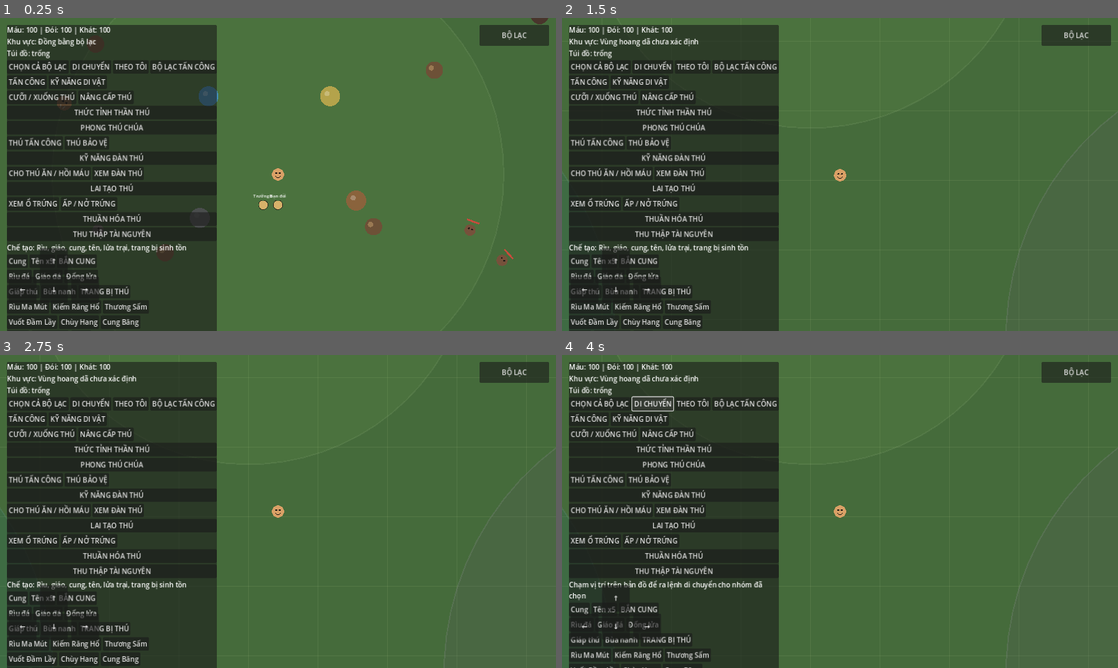
Above: before the commit, frames 1-4 (two rows, left to right).
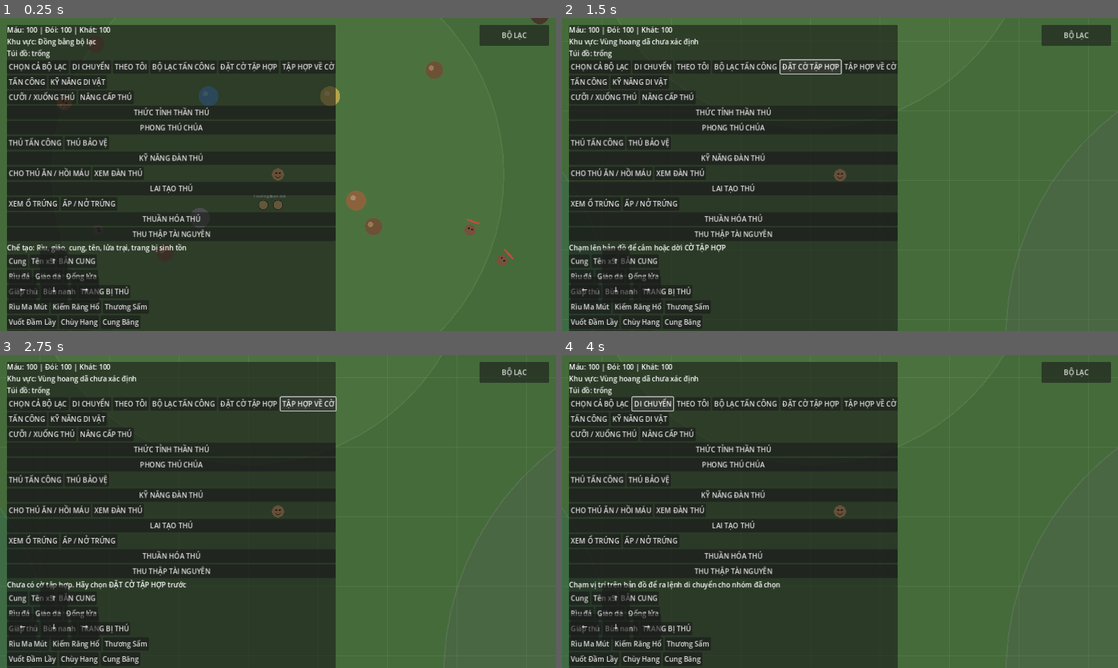
Above: after the commit, the same moments.

Repository: khanhhkt8-hub/Bo-Lac-Tien-Su.
Game: Godot game, scene res://Scenes/Main.tscn
Two runs of this game, one before a commit and one after it. Both use one fixed random seed, a clock stepped at 60 frames per second and the inputs below.
Inputs (mouse positions are in pixels of both pictures, inside the frame that each line leads up to):
- Up to frame 1 (0.25 s): no input
- Up to frame 2 (1.5 s): click (812, 99) at 0.5 s, where only the run after the commit has a clickable "ĐẶT CỜ TẬP HỢP"; click (812, 68) at 1.25 s, where only the run after the commit has a clickable "ĐẶT CỜ TẬP HỢP"
- Up to frame 3 (2.75 s): click (305, 405) at 2 s, where only the run after the commit has a clickable "TẬP HỢP VỀ CỜ"
- Up to frame 4 (4 s): click "CHỌN CẢ BỘ LẠC" at 2.75 s; click "DI CHUYỂN" at 3.5 s

The runs differ from the first frame. In frame 1, 22% of the frame differs, in the area x 13-61%, y 2-100%; in frame 2, 23%; in frame 3, 23%; in frame 4, 24%, in the area x 1-61%, y 2-100%.

Commit message:
Add rally flag controls to tribe RTS HUD

Diff:
--- a/Scripts/UI/SurvivalHUD.gd
+++ b/Scripts/UI/SurvivalHUD.gd
@@ -50,6 +50,14 @@
 	tribe_attack_button.text = "BỘ LẠC TẤN CÔNG"
 	tribe_attack_button.pressed.connect(_on_tribe_attack_pressed)
 	tribe_control_row.add_child(tribe_attack_button)
+	var rally_flag_button := Button.new()
+	rally_flag_button.text = "ĐẶT CỜ TẬP HỢP"
+	rally_flag_button.pressed.connect(_on_set_rally_flag_pressed)
+	tribe_control_row.add_child(rally_flag_button)
+	var rally_button := Button.new()
+	rally_button.text = "TẬP HỢP VỀ CỜ"
+	rally_button.pressed.connect(_on_rally_to_flag_pressed)
+	tribe_control_row.add_child(rally_button)
 	var combat_row := HBoxContainer.new()
 	column.add_child(combat_row)
 	var attack_button := Button.new()
@@ -230,6 +238,20 @@
 		var count: int = _tribe_control.order_all_attack()
 		_craft_status.text = "%d thành viên chuyển sang đội hình chiến đấu" % count
 
+func _on_set_rally_flag_pressed() -> void:
+	if _tribe_control != null:
+		_tribe_control.set_rally_mode(true)
+		_craft_status.text = "Chạm lên bản đồ để cắm hoặc dời CỜ TẬP HỢP"
+
+func _on_rally_to_flag_pressed() -> void:
+	if _tribe_control == null:
+		return
+	var count: int = _tribe_control.rally_all_to_flag()
+	if count == 0:
+		_craft_status.text = "Chưa có cờ tập hợp. Hãy chọn ĐẶT CỜ TẬP HỢP trước"
+	else:
+		_craft_status.text = "%d thành viên đang tập hợp về lá cờ" % count
+
 func _on_attack_pressed() -> void:
 	if _player != null and _player.has_method("attack_nearby"):
 		if not _player.attack_nearby():
